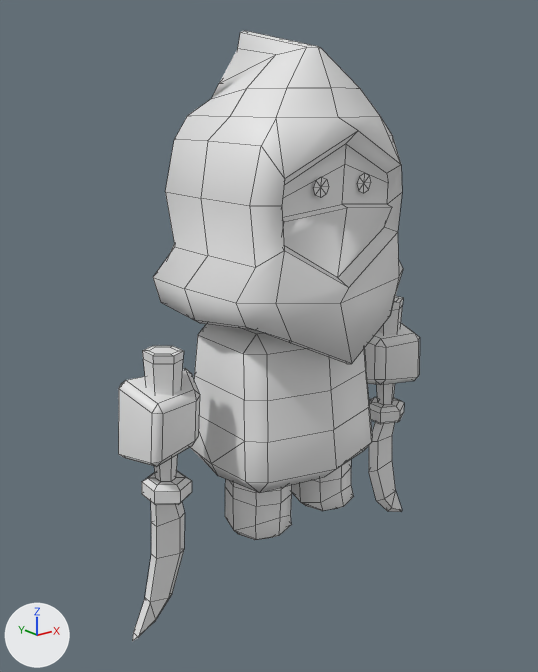
What one commit did to the FBX model Unity/Assets/Visual/3D/Units/Characters/Rogue.fbx.
Rendered twice from a 50 mm lens placed at (-1.48, -1.75, 1.36), pointed at (-0.03, 0.06, 0.63). Lighting does not change. The marker at lower left points along +X, +Y and +Z. The older version comes first. Mesh edges are drawn as thin lines. Where no turn or scale is listed for an object, it has been applied to the vertices.

In view in the first picture: 'mesh_Bandit'.
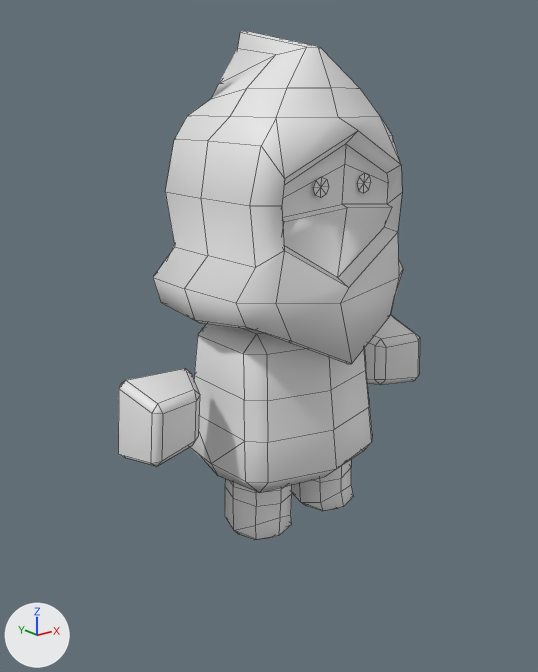
Boxes [x1, y1, x2, y2] around the edits, measured in the pictures (538 x 672 px):
```json
{"object": "mesh_Bandit", "change": "reshaped", "before": [118, 30, 420, 642], "after": [118, 30, 420, 540], "on screen": "17% shorter"}
{"part": 1, "of": "me_mesh_005", "change": "deleted", "before": [142, 346, 192, 505]}
{"part": 2, "of": "me_mesh_005", "change": "deleted", "before": [369, 296, 404, 424]}
{"part": 3, "of": "me_mesh_005", "change": "deleted", "before": [132, 502, 185, 642]}
{"part": 4, "of": "me_mesh_005", "change": "deleted", "before": [369, 422, 402, 512]}
```

The change, as JSON lines over the scene's bpy script:
```json
{"block": "me_mesh_005", "where": "# used by ob_mesh_bandit; location = (0.0, 0.0, 0.0)"}
{"op": "remove", "block": "me_mesh_005", "code": "me_mesh_005.from_pydata(...)  # 507 vertices, 504 faces; spans x -0.61..0.61, y -0.29..0.39, z -0.23..1.57"}
{"op": "add", "block": "me_mesh_005", "code": "me_mesh_005.from_pydata(...)  # 359 vertices, 362 faces; spans x -0.59..0.59, y -0.29..0.39, z 0.0..1.57"}
{"block": "me_mesh_005", "change": "me_mesh_005 part 1: the loose piece of 48 vertices spanning x -0.54..-0.41, y -0.08..0.07, z 0.22..0.69 is deleted"}
{"block": "me_mesh_005", "change": "me_mesh_005 part 2: the loose piece of 48 vertices spanning x 0.41..0.54, y -0.08..0.07, z 0.22..0.69 is deleted"}
{"block": "me_mesh_005", "change": "me_mesh_005 part 3: the loose piece of 26 vertices spanning x -0.61..-0.41, y -0.02..0.02, z -0.23..0.23 is deleted"}
{"block": "me_mesh_005", "change": "me_mesh_005 part 4: the loose piece of 26 vertices spanning x 0.41..0.61, y -0.02..0.02, z -0.23..0.23 is deleted"}
```
